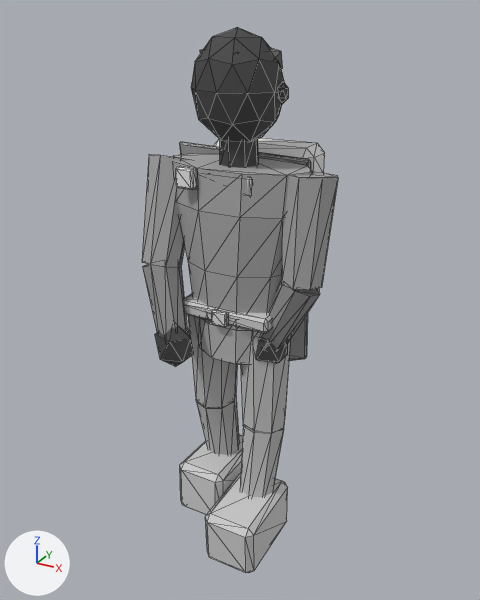
A saved change to the glTF model assets/exports/npc/npc_refugee_down_r_v01.glb.
Camera for both pictures: a camera (50 mm lens) standing at (1.161, -2.106, 2.095) and looking at (0.001, 0.003, 1.041). Every picture has the same lights, and +X, +Y and +Z are marked at lower left. The first picture is the older version. Mesh edges are drawn as thin lines. Vertices at exactly the same position are counted once.

Names of what the first picture shows: 'GEO_npc_refugee_down_r_v01'.
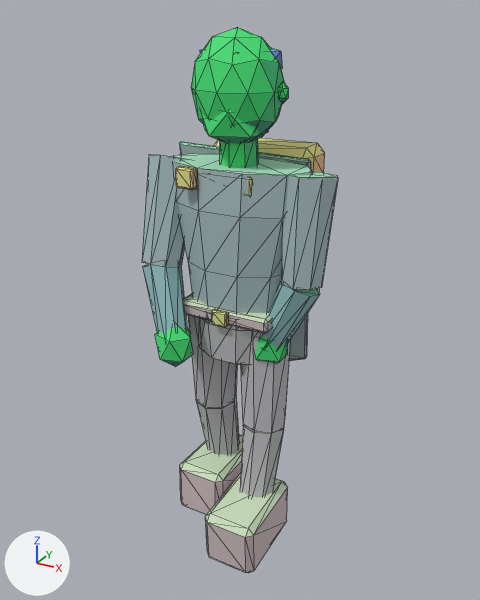
Location of each change, [x1, y1, x2, y2] in pixels of the pictures (480 x 600 px):
part 1 of me_geo_npc_refugee_down_r_v01, added (green): after [202, 111, 269, 144]
part 2 of me_geo_npc_refugee_down_r_v01, recoloured: [142, 27, 338, 573] in both

Patch to the scene script:
```diff
--- a/assets/exports/npc/npc_refugee_down_r_v01.glb.py
+++ b/assets/exports/npc/npc_refugee_down_r_v01.glb.py
@@ me_geo_npc_refugee_down_r_v01 @@
 # used by ob_geo_npc_refugee_down_r_v01; location = (0.0, 0.0, 0.0)
-me_geo_npc_refugee_down_r_v01.from_pydata(...)  # 526 vertices, 948 faces; spans x -0.38..0.38, y -0.33..0.31, z -0.01..2.04
+me_geo_npc_refugee_down_r_v01.from_pydata(...)  # 538 vertices, 968 faces; spans x -0.38..0.38, y -0.33..0.31, z -0.01..2.04
+# me_geo_npc_refugee_down_r_v01 part 1: a new loose piece, an icosphere of 20 faces spanning x -0.12..0.12, y -0.14..0.08, z 1.64..1.83, in mat_mat_npc_indexed
+# me_geo_npc_refugee_down_r_v01 part 2: 948 kept faces spanning x -0.38..0.38, y -0.33..0.31, z -0.01..2.04 get new vertex colours
 me_geo_npc_refugee_down_r_v01.materials.append(mat_mat_npc_indexed)
```
